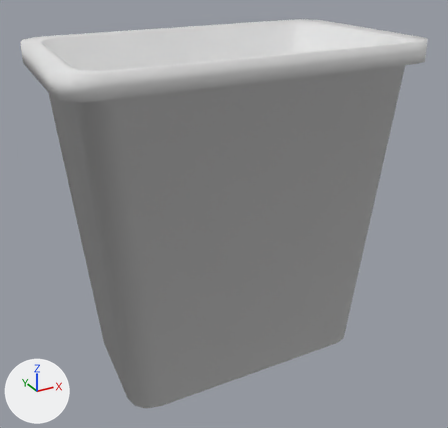
The FBX model office/squareTrashCan.fbx as it was, and as the next commit left it.
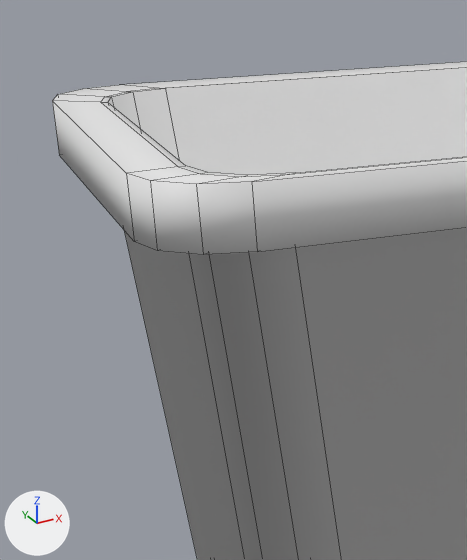
The first picture shows the older version from a 50 mm camera at (-1.87, -3.37, 2.66) aimed at (-0.04, -0.04, 0.99). The close-ups show both versions on the part from 0% to 41% of the width and 1% to 52% of the height of that picture. The lights are fixed; the arrows at lower left show +X, +Y and +Z. The close-ups show mesh edges as thin lines. Vertices at the same position are counted once.
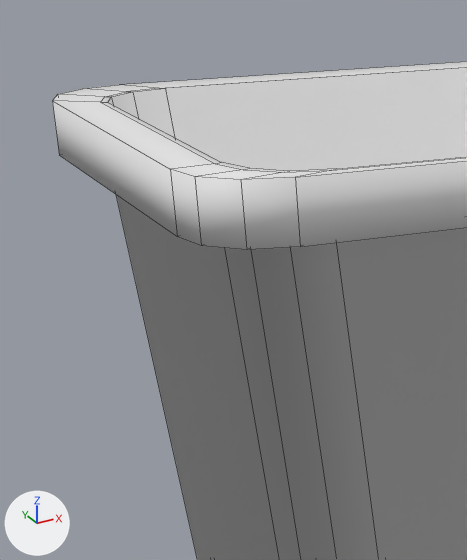
Where the newer file only moved an object's origin or applied its transform, the numbers keep the older frame.

Edits to the bpy script that builds the scene:
```text
Change me_cube:
    where me_cube.from_pydata(...)  # 112 vertices, 98 faces; spans x -1.19..1.1, y -0.66..0.66, z -1.0..1.12
    used by ob_cube; location = (0.0, 0.0, 1.0)
    me_cube part 1: all 28 vertices in x -1.19..-0.74, y -0.66..-0.32, z -1.0..1.12 are scaled about their middle by (1.01, 1, 1), then moved by (0.08, 0.0, 0.0)
```

Changed parts and their boxes [x1, y1, x2, y2] in the close-ups (467 x 560 px; the box of a moved part takes in the faces that stretch with it):
part 1 of me_cube, moved or reshaped: [52, 100, 467, 560] in both
